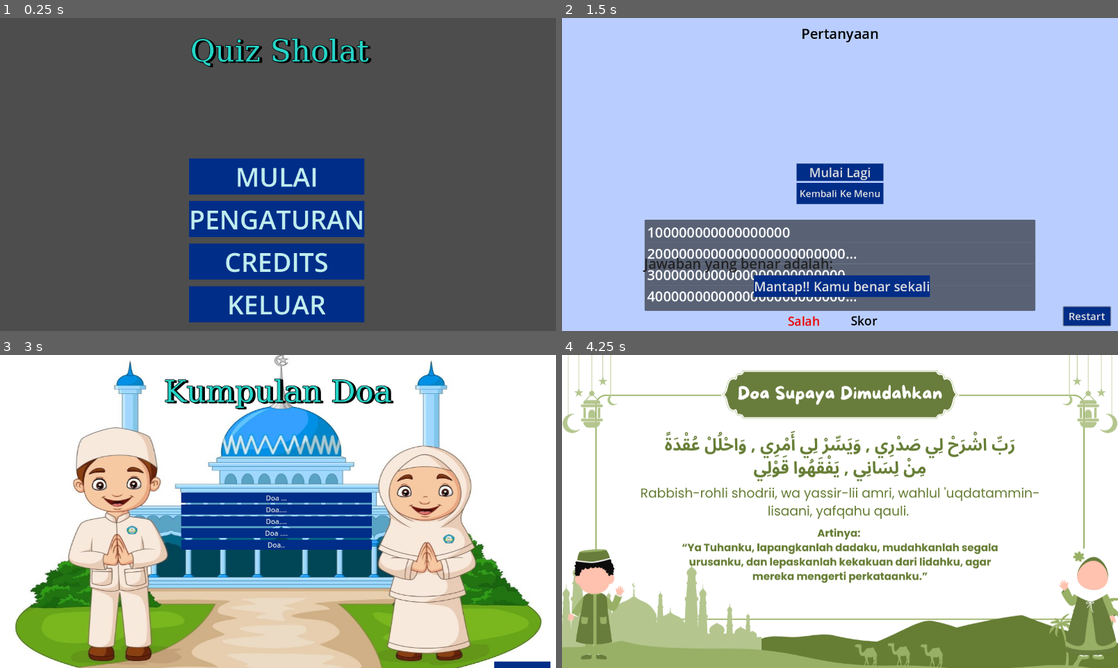
Above: before the commit, frames 1-4 (two rows, left to right).
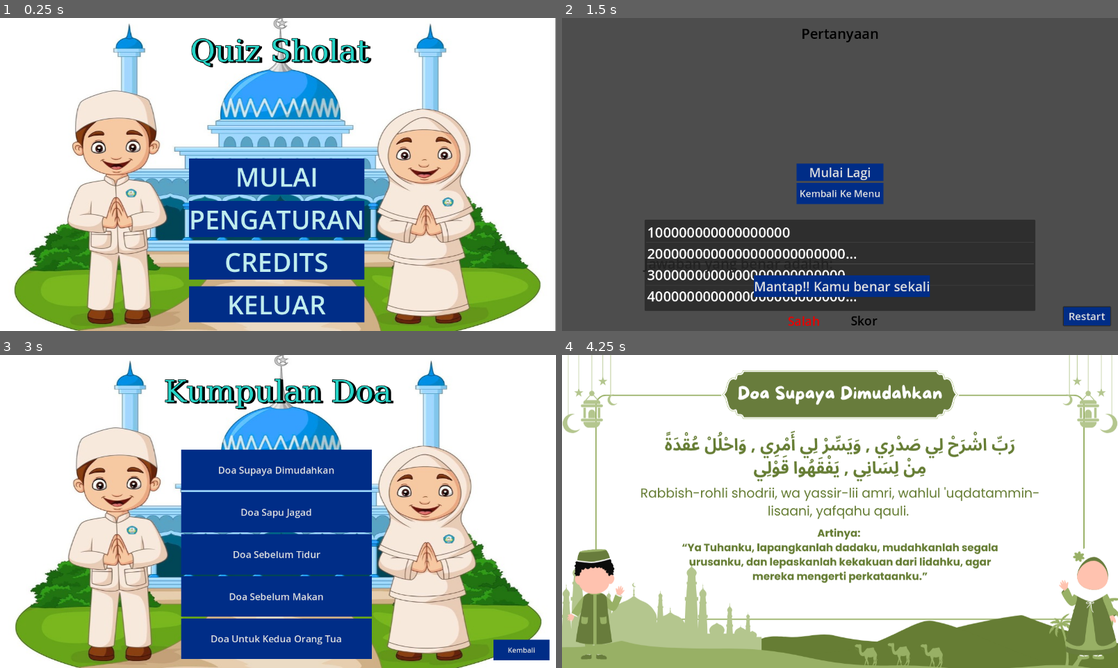
Above: after the commit, the same moments.

Repository: IlhamWakana/QuizSholat
Game: Godot game, scene res://scenes/main_menu.tscn
Same seed, same stepped clock (60 frames per second), same inputs: the game is played once before the commit and once after it.
Inputs:
- Up to frame 1 (0.25 s): no input
- Up to frame 2 (1.5 s): click "MULAI" at 0.5 s; click "Quiz Sholat" at 1.25 s
- Up to frame 3 (3 s): click "Kembali Ke Menu" at 2 s; click "Doa Harian" at 2.75 s
- Up to frame 4 (4.25 s): click "Doa ..." (after the commit: "Doa Supaya Dimudahkan") at 3.5 s

The runs differ from the first frame. In frame 1, 84% of the frame differs, in the area x 0-100%, y 0-100%; in frame 2, 94%; in frame 3, 18%; in frame 4, nothing differs.
Error before the commit: Trying to assign value of type 'Nil' to a variable of type 'Array'. (res://scenes/Main.gd:22)
Error after the commit: Trying to assign value of type 'Nil' to a variable of type 'Array'. (res://scenes/Main.gd:23)

Commit message:
Add files via upload

Diff:
--- a/scenes/Main.gd
+++ b/scenes/Main.gd
@@ -10,6 +10,7 @@
 @onready var CorrectAnswer = $CorrectAnswer
 @onready var OKButton = $OK
 @onready var Congratulation = $Correct
+@onready var Kembali = $KembaliButton
 
 var items: Array
 var item: Dictionary
@@ -36,6 +37,7 @@
 	QuestionImage.show()
 	ScoreNumber.show()
 	RestartButton.hide()
+	Kembali.hide()
 	AnswersList.clear()
 	WrongNumber.show()
 	item = items[index_item]
@@ -62,6 +64,7 @@
 	RestartButtonAlways.hide()
 	WrongNumber.show()
 	ScoreNumber.show()
+	Kembali.show()
 
 	var percentage = round(correct/items.size()*100)
 	var greet
@@ -99,6 +102,7 @@
 	AnswersList.hide()
 	ScoreNumber.show()
 	RestartButton.hide()
+	Kembali.hide()
 	QuestionImage.hide()
 	CorrectAnswer.show()
 	OKButton.hide()
@@ -126,5 +130,5 @@
 func _on_restart_button_pressed():
 	get_tree().reload_current_scene()
 
-func _on_button_pressed():
+func _on_kembali_button_pressed():
 	get_tree().change_scene_to_file("res://scenes/pilihan.tscn")
--- a/scenes/Main.tscn
+++ b/scenes/Main.tscn
@@ -1,6 +1,7 @@
-[gd_scene load_steps=9 format=3 uid="uid://bb7jbbuaq8ich"]
+[gd_scene load_steps=10 format=3 uid="uid://bb7jbbuaq8ich"]
 
 [ext_resource type="Script" uid="uid://cvyhsqh1hlf73" path="res://scenes/Main.gd" id="1_wuq2g"]
+[ext_resource type="Texture2D" uid="uid://crrvekwreexax" path="res://assets/Stylized Nature MegaKit[Standard]/Preview_3.jpg" id="2_0bbpv"]
 [ext_resource type="Texture2D" uid="uid://ct0730xrvvcei" path="res://assets/images/01.png" id="2_nu2dp"]
 
 [sub_resource type="StyleBoxFlat" id="StyleBoxFlat_nxtc6"]
@@ -32,11 +33,15 @@
 script = ExtResource("1_wuq2g")
 
 [node name="TextureRect" type="TextureRect" parent="."]
-layout_mode = 0
-offset_right = 1280.0
-offset_bottom = 719.0
+layout_mode = 1
+offset_left = -267.0
+offset_top = -3.0
+offset_right = 1653.0
+offset_bottom = 1077.0
+texture = ExtResource("2_0bbpv")
 
 [node name="BG_ColorRect" type="ColorRect" parent="."]
+visible = false
 layout_mode = 1
 anchors_preset = 15
 anchor_right = 1.0
@@ -87,7 +92,7 @@
 theme_override_styles/normal = SubResource("StyleBoxFlat_0bbpv")
 text = "Mulai Lagi"
 
-[node name="Button" type="Button" parent="."]
+[node name="KembaliButton" type="Button" parent="."]
 layout_mode = 0
 offset_left = 540.0
 offset_top = 379.0
@@ -235,7 +240,7 @@
 
 [connection signal="item_selected" from="AnswersList" to="." method="_on_answers_list_item_selected"]
 [connection signal="pressed" from="RestartButton" to="." method="_on_restart_button_pressed"]
-[connection signal="pressed" from="Button" to="." method="_on_button_pressed"]
+[connection signal="pressed" from="KembaliButton" to="." method="_on_kembali_button_pressed"]
 [connection signal="pressed" from="RestartButtonAlways" to="." method="_on_restart_button_pressed"]
 [connection signal="pressed" from="OK" to="." method="_on_ok_pressed"]
 [connection signal="pressed" from="Correct" to="." method="_on_correct_pressed"]
--- a/scenes/kumpulan_doa.tscn
+++ b/scenes/kumpulan_doa.tscn
@@ -52,49 +52,70 @@
 [node name="GridContainer" type="GridContainer" parent="."]
 layout_mode = 0
 offset_left = 417.0
-offset_top = 317.0
+offset_top = 218.0
 offset_right = 856.0
-offset_bottom = 715.0
+offset_bottom = 699.0
 focus_mode = 2
 
 [node name="Button" type="Button" parent="GridContainer"]
 layout_mode = 2
 size_flags_horizontal = 3
+theme_override_font_sizes/font_size = 22
 theme_override_styles/normal = SubResource("StyleBoxFlat_lgvwx")
-text = "Doa ..."
+text = "
+Doa Supaya Dimudahkan
+
+"
 
 [node name="Button2" type="Button" parent="GridContainer"]
 layout_mode = 2
 size_flags_horizontal = 3
+theme_override_font_sizes/font_size = 22
 theme_override_styles/normal = SubResource("StyleBoxFlat_n0kt5")
-text = "Doa...."
+text = "
+Doa Sapu Jagad
+
+"
 
 [node name="Button3" type="Button" parent="GridContainer"]
 layout_mode = 2
+theme_override_font_sizes/font_size = 22
 theme_override_styles/normal = SubResource("StyleBoxFlat_kj6lv")
-text = "Doa...."
+text = "
+Doa Sebelum Tidur
+
+"
 
 [node name="Button4" type="Button" parent="GridContainer"]
 layout_mode = 2
+theme_override_font_sizes/font_size = 22
 theme_override_styles/normal = SubResource("StyleBoxFlat_4tih6")
-text = "Doa ...."
+text = "
+Doa Sebelum Makan
+
+"
 
 [node name="Button5" type="Button" parent="GridContainer"]
 layout_mode = 2
+theme_override_font_sizes/font_size = 22
 theme_override_styles/normal = SubResource("StyleBoxFlat_lsu1g")
-text = "Doa.."
+text = "
+Doa Untuk Kedua Orang Tua
+
+"
 
 [node name="Button" type="Button" parent="."]
 layout_mode = 0
-offset_left = 1138.0
-offset_top = 705.0
-offset_right = 1267.0
-offset_bottom = 752.0
+offset_left = 1136.0
+offset_top = 655.0
+offset_right = 1265.0
+offset_bottom = 702.0
 theme_override_styles/normal = SubResource("StyleBoxFlat_qxqk7")
 text = "Kembali"
 
 [node name="Title" type="Label" parent="."]
 modulate = Color(0.165449, 0.917895, 0.847634, 1)
+layout_mode = 0
 offset_left = 1.0
 offset_top = 1.0
 offset_right = 1278.0
@@ -119,3 +140,4 @@
 [connection signal="pressed" from="GridContainer/Button3" to="." method="_on_button_3_pressed"]
 [connection signal="pressed" from="GridContainer/Button4" to="." method="_on_button_4_pressed"]
 [connection signal="pressed" from="GridContainer/Button5" to="." method="_on_button_5_pressed"]
+[connection signal="pressed" from="Button" to="." method="_on_buttonkembali_pressed"]
--- a/scenes/main_menu.tscn
+++ b/scenes/main_menu.tscn
@@ -1,7 +1,41 @@
 [gd_scene load_steps=13 format=3 uid="uid://bb8nmxim7rn15"]
 
-[ext_resource type="Script" uid="uid://dvcxoq475yxel" path="res://scripts/main_menu.gd" id="1_l6cm7"]
 [ext_resource type="Texture2D" uid="uid://u0gxp1n02oh0" path="res://assets/images/WhatsApp Image 2025-07-08 at 15.01.24_1f8ce3f7.jpg" id="2_ekxnf"]
+
+[sub_resource type="GDScript" id="GDScript_l6cm7"]
+script/source = "extends Node2D
+
+
+func _on_mulai_pressed():
+	get_tree().change_scene_to_file(\"res://scenes/pilihan.tscn\")
+
+
+func _on_pengaturan_pressed() -> void:
+	$CenterContainer/mainButtons.visible = false
+	$CenterContainer/MenuPengaturan.visible = true
+
+
+func _on_crediits_pressed() -> void:
+	$CenterContainer/mainButtons.visible = false
+	$CenterContainer/MenuCredits.visible = true
+
+
+func _on_keluar_pressed() -> void:
+	get_tree().keluar()
+
+
+func _on_kembali_pressed() -> void:
+	$CenterContainer/mainButtons.visible = true
+	$CenterContainer/MenuPengaturan.visible = false
+	$CenterContainer/MenuCredits.visible = false
+
+
+func _on_tampilan_penuh_toggled(toggled_on: bool) -> void:
+	if toggled_on :
+		DisplayServer.window_set_mode(DisplayServer.WINDOW_MODE_EXCLUSIVE_FULLSCREEN)
+	else:
+		DisplayServer.window_set_mode(DisplayServer.WINDOW_MODE_MINIMIZED)
+"
 
 [sub_resource type="FontFile" id="FontFile_ekxnf"]
 cache/0/70/0/ascent = 0.0
@@ -46,10 +80,9 @@
 
 [node name="MainMenu" type="Node2D"]
 position = Vector2(86, 97)
-script = ExtResource("1_l6cm7")
+script = SubResource("GDScript_l6cm7")
 
 [node name="TextureRect" type="TextureRect" parent="."]
-visible = false
 offset_left = -88.0
 offset_top = -97.0
 offset_right = 1193.0
--- /dev/null
+++ b/scenes/node_2d.tscn
@@ -0,0 +1,129 @@
+[gd_scene load_steps=7 format=3 uid="uid://dnpeylk7jml1e"]
+
+[ext_resource type="Texture2D" uid="uid://bjygb2tdwx7bm" path="res://aset/logok.jpg" id="1_rnjyy"]
+[ext_resource type="Texture2D" uid="uid://2r11wc2rpk4g" path="res://aset/korkutto.jpg" id="2_4vge2"]
+[ext_resource type="Texture2D" uid="uid://bq5t7qggpa5fr" path="res://aset/univsptyr.jpg" id="3_04qyp"]
+
+[sub_resource type="Animation" id="Animation_d21ai"]
+length = 8.5
+tracks/0/type = "value"
+tracks/0/imported = false
+tracks/0/enabled = true
+tracks/0/path = NodePath("gambar1:modulate")
+tracks/0/interp = 1
+tracks/0/loop_wrap = true
+tracks/0/keys = {
+"times": PackedFloat32Array(0, 0.0001, 0.633333, 2.5, 2.96667),
+"transitions": PackedFloat32Array(1, 1, 1, 1, 1),
+"update": 0,
+"values": [Color(1, 1, 1, 1), Color(0, 0, 0, 1), Color(1, 1, 1, 1), Color(1, 1, 1, 1), Color(0.2484, 0.2484, 0.2484, 0)]
+}
+tracks/1/type = "value"
+tracks/1/imported = false
+tracks/1/enabled = true
+tracks/1/path = NodePath("gambar2:modulate")
+tracks/1/interp = 1
+tracks/1/loop_wrap = true
+tracks/1/keys = {
+"times": PackedFloat32Array(3, 3.5, 5.36667, 5.96667),
+"transitions": PackedFloat32Array(1, 1, 1, 1),
+"update": 0,
+"values": [Color(0, 0, 0, 1), Color(1, 1, 1, 1), Color(1, 1, 1, 1), Color(0.211765, 0.211765, 0.211765, 0.027451)]
+}
+tracks/2/type = "value"
+tracks/2/imported = false
+tracks/2/enabled = true
+tracks/2/path = NodePath("gambar3:modulate")
+tracks/2/interp = 1
+tracks/2/loop_wrap = true
+tracks/2/keys = {
+"times": PackedFloat32Array(5.96667, 6.6),
+"transitions": PackedFloat32Array(1, 1),
+"update": 0,
+"values": [Color(0, 0, 0, 1), Color(1, 1, 1, 1)]
+}
+tracks/3/type = "value"
+tracks/3/imported = false
+tracks/3/enabled = true
+tracks/3/path = NodePath("gambar1:size")
+tracks/3/interp = 1
+tracks/3/loop_wrap = true
+tracks/3/keys = {
+"times": PackedFloat32Array(8.5),
+"transitions": PackedFloat32Array(1),
+"update": 0,
+"values": [Vector2(1600, 1105)]
+}
+
+[sub_resource type="Animation" id="Animation_kdubu"]
+resource_name = "intro"
+length = 9.0
+tracks/0/type = "value"
+tracks/0/imported = false
+tracks/0/enabled = true
+tracks/0/path = NodePath("gambar1:modulate")
+tracks/0/interp = 1
+tracks/0/loop_wrap = true
+tracks/0/keys = {
+"times": PackedFloat32Array(0.0333333, 0.733333, 2.53333, 2.96667),
+"transitions": PackedFloat32Array(1, 1, 1, 1),
+"update": 0,
+"values": [Color(0, 0, 0, 1), Color(1, 1, 1, 1), Color(1, 1, 1, 1), Color(1, 1, 1, 0)]
+}
+tracks/1/type = "value"
+tracks/1/imported = false
+tracks/1/enabled = true
+tracks/1/path = NodePath("gambar2:modulate")
+tracks/1/interp = 1
+tracks/1/loop_wrap = true
+tracks/1/keys = {
+"times": PackedFloat32Array(3, 3.5, 5.4, 6),
+"transitions": PackedFloat32Array(1, 1, 1, 1),
+"update": 0,
+"values": [Color(0, 0, 0, 1), Color(1, 1, 1, 1), Color(1, 1, 1, 1), Color(0, 0, 0, 0)]
+}
+tracks/2/type = "value"
+tracks/2/imported = false
+tracks/2/enabled = true
+tracks/2/path = NodePath("gambar3:modulate")
+tracks/2/interp = 1
+tracks/2/loop_wrap = true
+tracks/2/keys = {
+"times": PackedFloat32Array(6, 6.7),
+"transitions": PackedFloat32Array(1, 1),
+"update": 0,
+"values": [Color(0, 0, 0, 1), Color(0.986752, 0.986752, 0.986752, 1)]
+}
+
+[sub_resource type="AnimationLibrary" id="AnimationLibrary_rj586"]
+_data = {
+&"RESET": SubResource("Animation_d21ai"),
+&"intro": SubResource("Animation_kdubu")
+}
+
+[node name="Node2D" type="Node2D"]
+
+[node name="gambar3" type="TextureRect" parent="."]
+modulate = Color(0, 0, 0, 1)
+offset_right = 1280.0
+offset_bottom = 720.0
+texture = ExtResource("1_rnjyy")
+expand_mode = 1
+
+[node name="gambar2" type="TextureRect" parent="."]
+modulate = Color(0, 0, 0, 1)
+offset_right = 1280.0
+offset_bottom = 720.0
+texture = ExtResource("2_4vge2")
+expand_mode = 1
+
+[node name="gambar1" type="TextureRect" parent="."]
+offset_right = 1600.0
+offset_bottom = 1105.0
+texture = ExtResource("3_04qyp")
+expand_mode = 1
+
+[node name="AnimationPlayer" type="AnimationPlayer" parent="."]
+libraries = {
+&"": SubResource("AnimationLibrary_rj586")
+}
--- a/scenes/splash.tscn
+++ b/scenes/splash.tscn
@@ -1,9 +1,9 @@
-[gd_scene format=3 uid="uid://c7guqbddu3sbt"]
+[gd_scene format=3 uid="uid://c6dw3fyxd5okv"]
 
 [node name="Splash" type="Node2D"]
 
 [node name="VideoStreamPlayer" type="VideoStreamPlayer" parent="."]
 offset_right = 1282.0
-offset_bottom = 720.0
+offset_bottom = 718.0
 size_flags_horizontal = 0
 size_flags_vertical = 4
